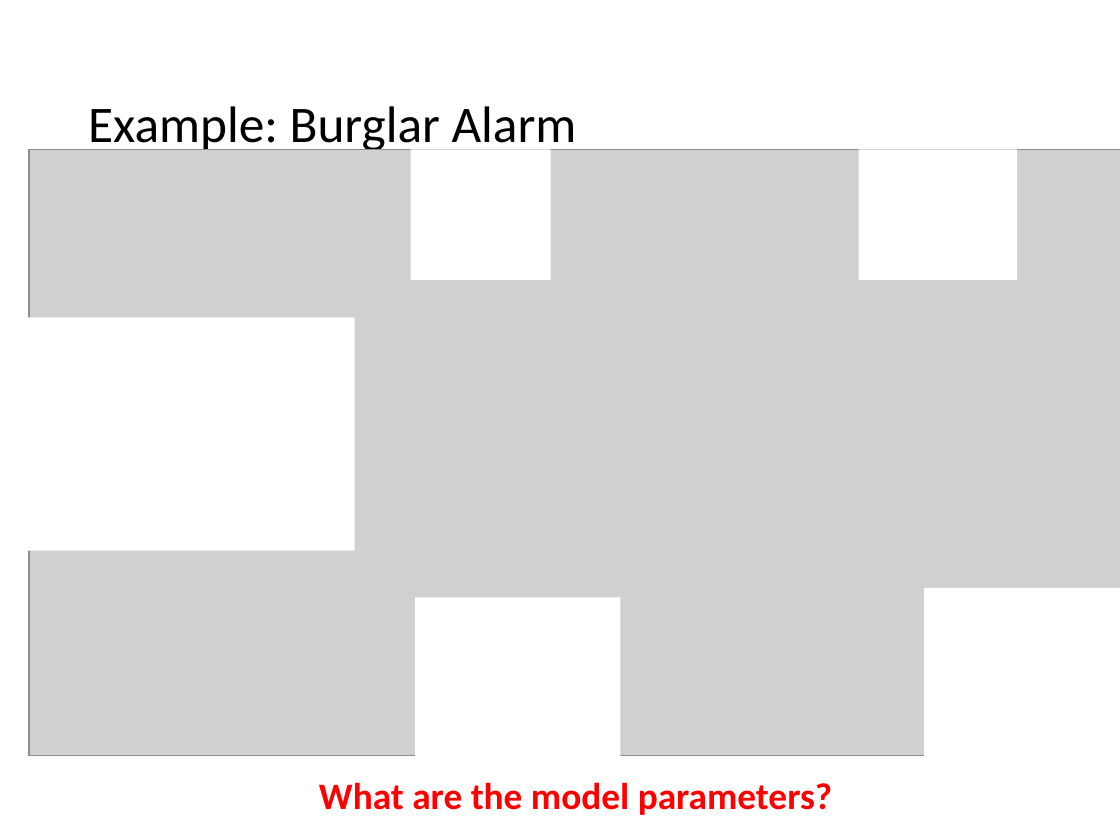
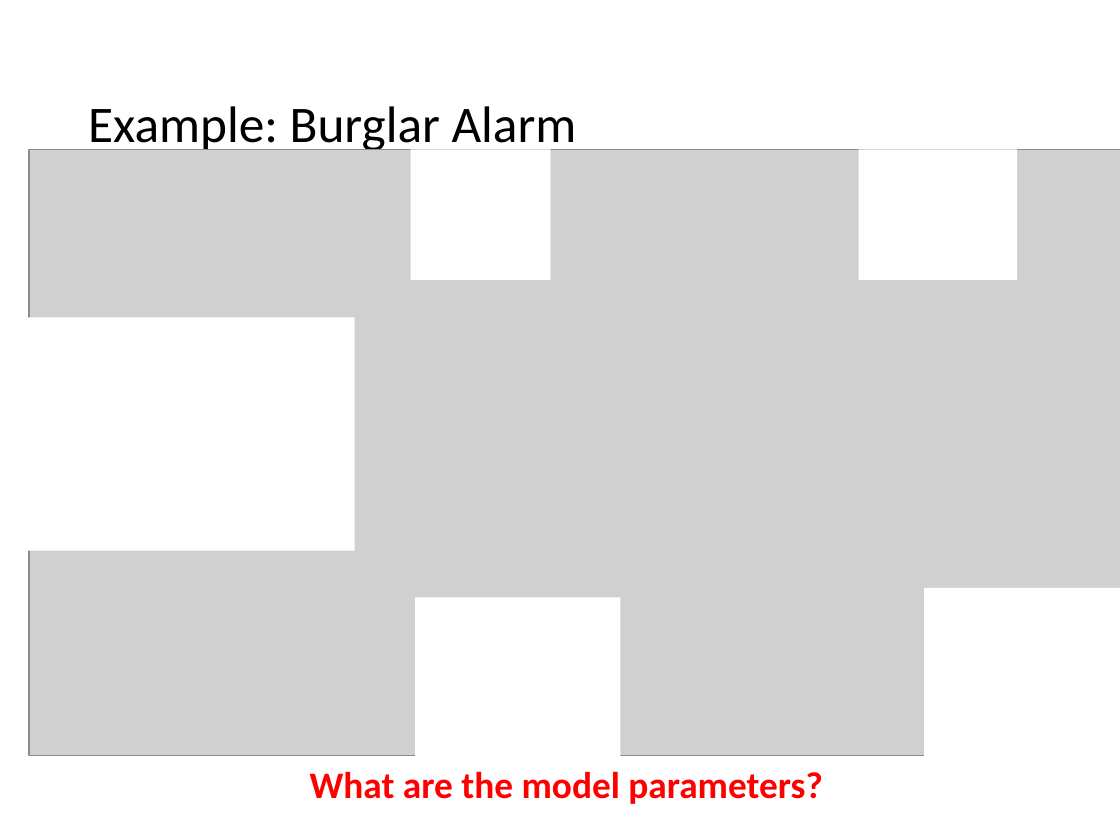
Before and after one commit to mhahsler/CS7320-AI, a slide deck: slide 8 of slides/13_bayes_nets.pptx. Drawn at 1120x840 pixels with LibreOffice and Linux fonts; fonts in the diff are those of the drawing; grey boxes stand for pictures. Boxes give left, top, right and bottom in pixels: in the first picture for what was removed or moved away, otherwise in the second. Text is boxed around its words. In the diff, an @@ line names an element or a change of style, - is before the commit and + after.

```diff
--- a/slides/13_bayes_nets.pptx
+++ b/slides/13_bayes_nets.pptx
@@ text "What are the model parameters?": place and size @@
-text "What are the model parameters?" at [319,782,832,815]
+text "What are the model parameters?" at [310,771,822,804]
```
Also in this commit, not shown: 4 other files.
